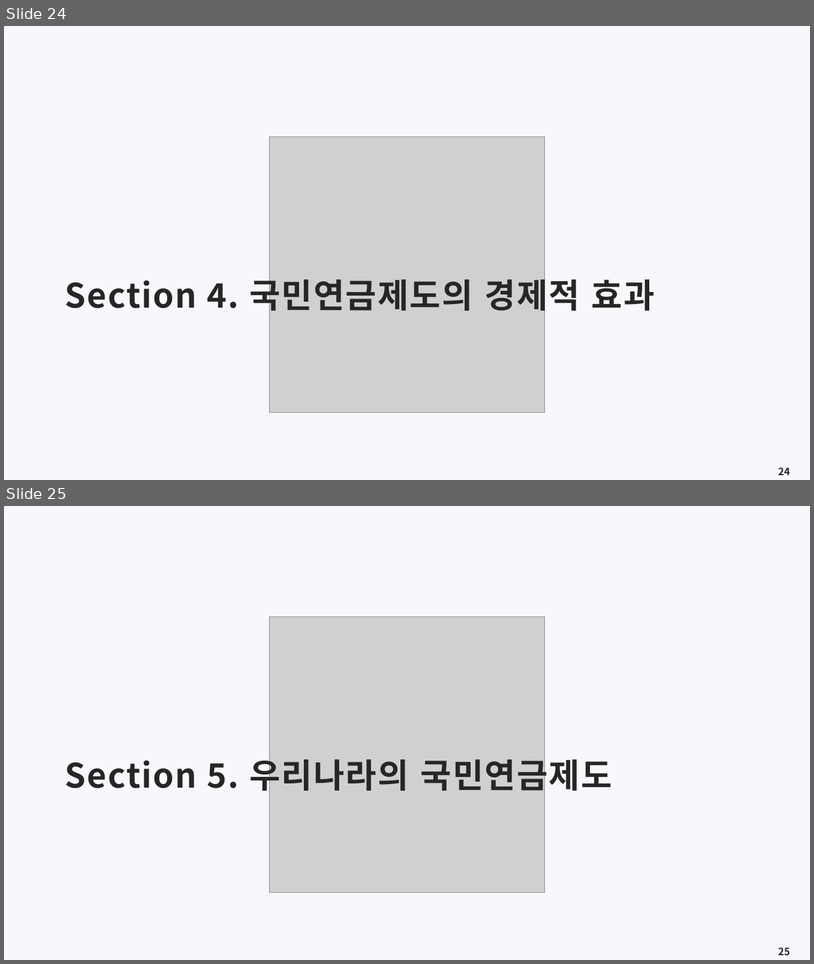
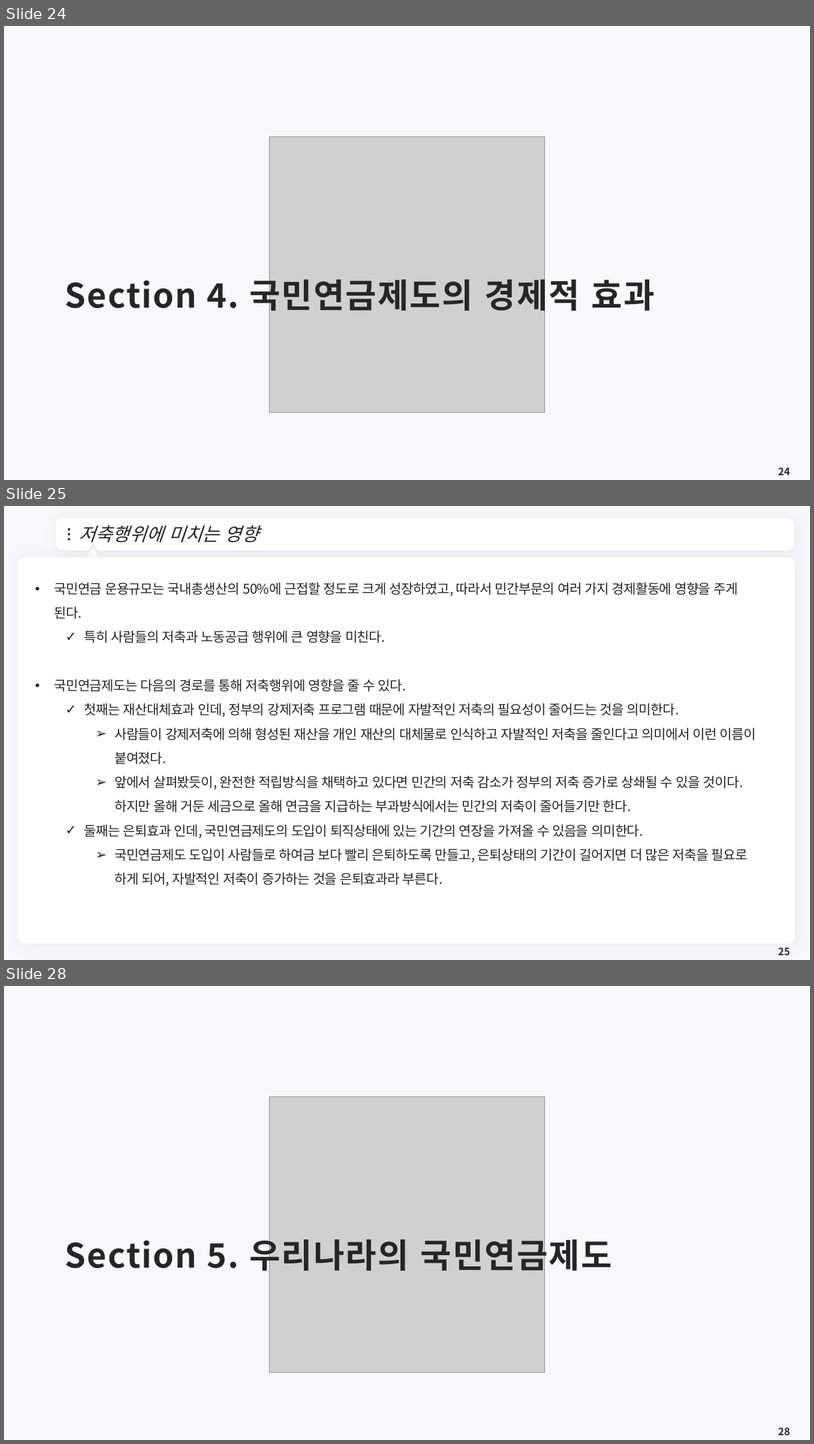
Before and after one commit to meandthey/Teaching, a slide deck: 재정학/01_Lectures/재정학_Chapter_10.pptx. Shown one above the other, each under a label of ours: slides 24 and 25 before the commit, slides 24, 25 and 28 after it; the slides between them are not shown. The pictures are 814x964 and 814x1444 pixels, drawn with LibreOffice and Linux fonts; fonts in the diff are those of the drawing; grey boxes stand for pictures; background and template pictures are left out. Boxes give left, top, right and bottom in pixels: in the first picture for what was removed or moved away, otherwise in the second. Text is boxed around its words. In the diff, an @@ line names an element or a change of style, - is before the commit and + after.

```diff
--- a/재정학/01_Lectures/재정학_Chapter_10.pptx
+++ b/재정학/01_Lectures/재정학_Chapter_10.pptx
@@ slide 25 added at (x1=4, y1=506, x2=810, y2=960), background #F8F7FC @@
@@ freeform shape added at (x1=59, y1=521, x2=792, y2=548), fill #FFFFFF, outline #FFFFFF 7.25 pt @@
@@ ellipse added at (x1=68, y1=528, x2=71, y2=531), fill #262626 @@
@@ ellipse added at (x1=68, y1=533, x2=71, y2=535), fill #262626 @@
@@ ellipse added at (x1=68, y1=538, x2=71, y2=540), fill #262626 @@
@@ title added at (x1=78, y1=525, x2=259, y2=543), 22 pt, text #262626, italic @@
+저축행위에 미치는 영향
@@ freeform shape added at (x1=776, y1=530, x2=783, y2=539), fill #FFFFFF @@
@@ rounded rectangle added at (x1=18, y1=558, x2=796, y2=943), fill #FFFFFF @@
@@ triangle added at (x1=86, y1=550, x2=99, y2=562), fill #FFFFFF, outline #FFFFFF 3.75 pt @@
@@ text added at (x1=54, y1=582, x2=756, y2=886), 16 pt, text #262626 @@
+• 국민연금 운용규모는 국내총생산의 50%에 근접할 정도로 크게 성장하였고, 따라서 민간부문의 여러 가지 경제활동에 영향을 주게 된다.
+  ✓ 특히 사람들의 저축과 노동공급 행위에 큰 영향을 미친다.
+• 국민연금제도는 다음의 경로를 통해 저축행위에 영향을 줄 수 있다.
+  ✓ 첫째는 재산대체효과 인데, 정부의 강제저축 프로그램 때문에 자발적인 저축의 필요성이 줄어드는 것을 의미한다.
+    ➢ 사람들이 강제저축에 의해 형성된 재산을 개인 재산의 대체물로 인식하고 자발적인 저축을 줄인다고 의미에서 이런 이름이 붙여졌다.
+    ➢ 앞에서 살펴봤듯이, 완전한 적립방식을 채택하고 있다면 민간의 저축 감소가 정부의 저축 증가로 상쇄될 수 있을 것이다. 하지만 올해 거둔 세금으로 올해 연금을 지급하는 부과방식에서는 민간의 저축이 줄어들기만 한다.
+  ✓ 둘째는 은퇴효과 인데, 국민연금제도의 도입이 퇴직상태에 있는 기간의 연장을 가져올 수 있음을 의미한다.
+    ➢ 국민연금제도 도입이 사람들로 하여금 보다 빨리 은퇴하도록 만들고, 은퇴상태의 기간이 길어지면 더 많은 저축을 필요로 하게 되어, 자발적인 저축이 증가하는 것을 은퇴효과라 부른다.
@@ page number added at (x1=779, y1=947, x2=791, y2=955), 12 pt, text #262626, bold @@
+25
@@ what was slide 25 is now slide 28 @@
@@ page number at (x1=779, y1=1427, x2=791, y2=1435): text changed @@
-25
+28
```
Also in this commit, not shown: 3 other slides added, 8 other files.
